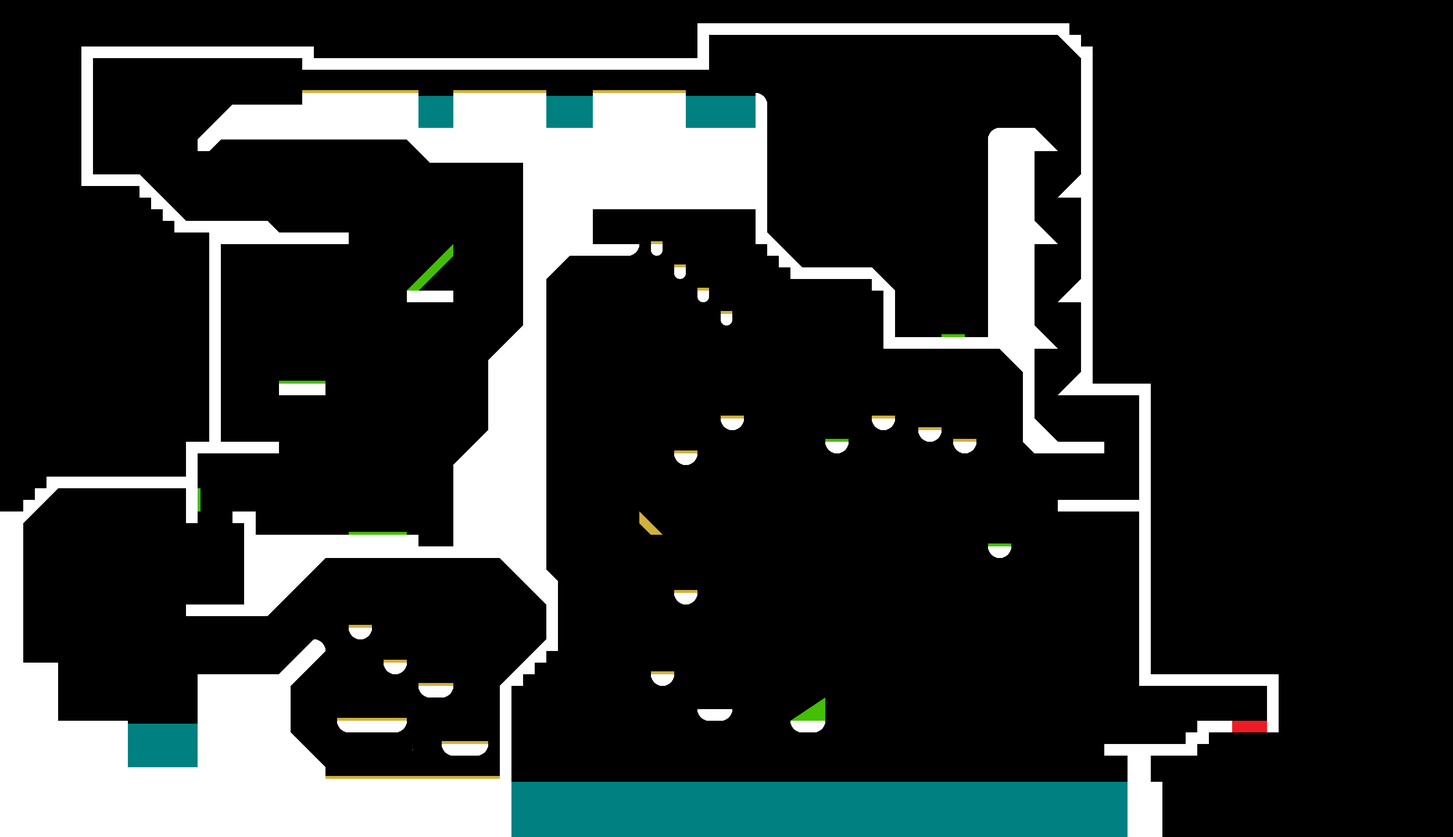
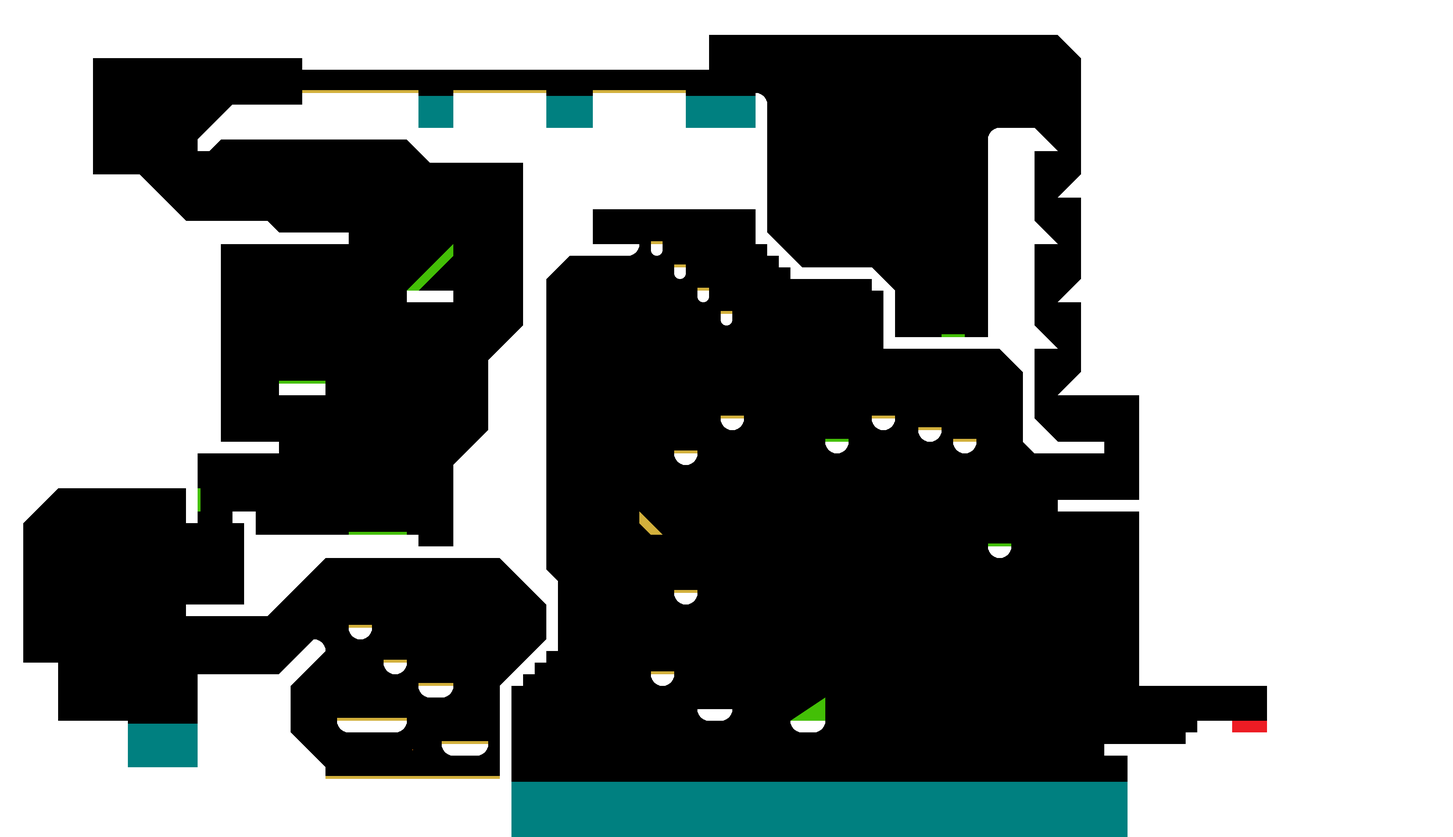
Layer changes from the first w=1453, h=837 image to the second:
added layer "Layer" above "Detail" over left=0, top=0, right=1453, bottom=837
